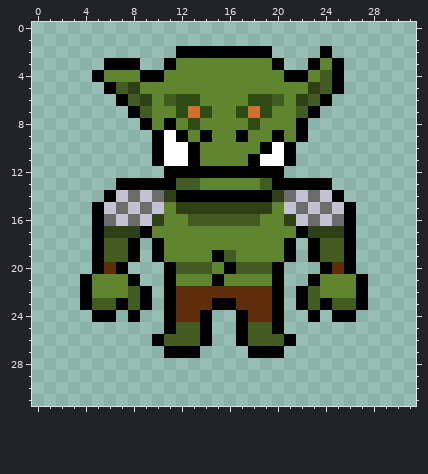
File history of a pixel-art sprite, pirate-software-jam-16/Assets/Orc.png. The picture above is the old version.
The file is 32x32 pixels.
After the commit:
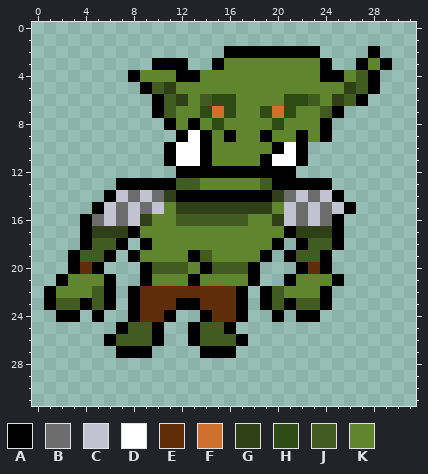
Palette (. is transparent): A #000000  B #6c6c6c  C #c2c2d1  D #ffffff  E #5f2d09  F #cf702d  G #2f4017  H #2e4b14  J #425b20  K #60852f
The exact change:
Changed rows in their new state; - is an unchanged pixel.
first column x 5:
 2 -------....----AAAA.---A-
 3 -...-A-A..A----KKKKA.-AKA
 4 ...AKK-AA-------KK-A-KJA-
 5 -...AJG-----------KKKGJA-
 6 --...A-GKJHH-KKKHH-KGJA--
 7 ---..AJKK-FHKK-FHKKJA----
 8 ----..--A-H--K-H-KKA-----
 9 -----..-D--AK-AK--KA-----
10 -----.A-DA----KADA-------
11 -----.A-DA---KA-DA-------
12 ------.---------A--------
first column x 1:
16 ---ABCBCGK-J-----K-GCBCBA.-
17 ---AG--AK-----------AG--A.-
18 ---AJ-A.AK---------A.AJ-A.-
19 --AJJA.-KK--AJKK--A.-JJA..-
20 --AE-..-AJJ-KAJJ-A..-AE-..-
21 -AKK-A..AKK-A-K--A..AKK-A..
22 AKKKJA.AEEE-----A.AJKKKA...
23 AJJ--A.AEEEAA-EEA.AJAJ--...
24 -AA--.--EE-..-EE-..--A--..-
25 ------AJJA..AJJA....-------
26 -----AJJJ-..AJJJ-....------
27 ------AAA-...AAA-...-------
